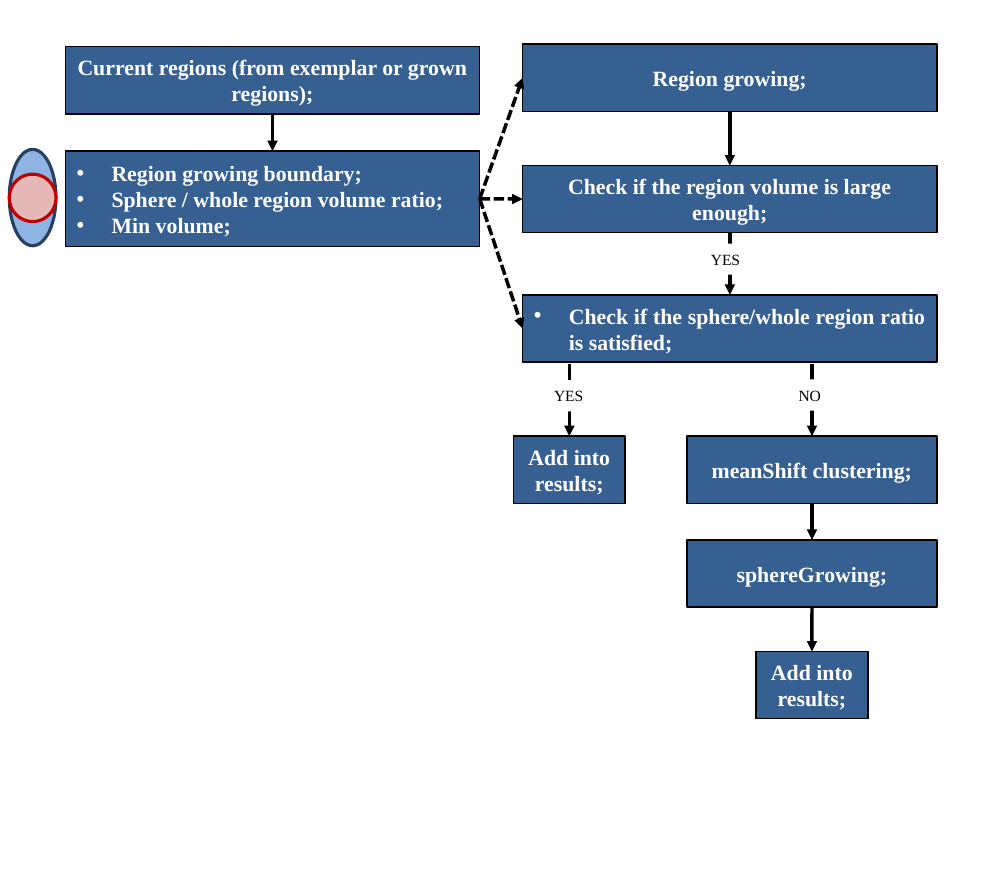
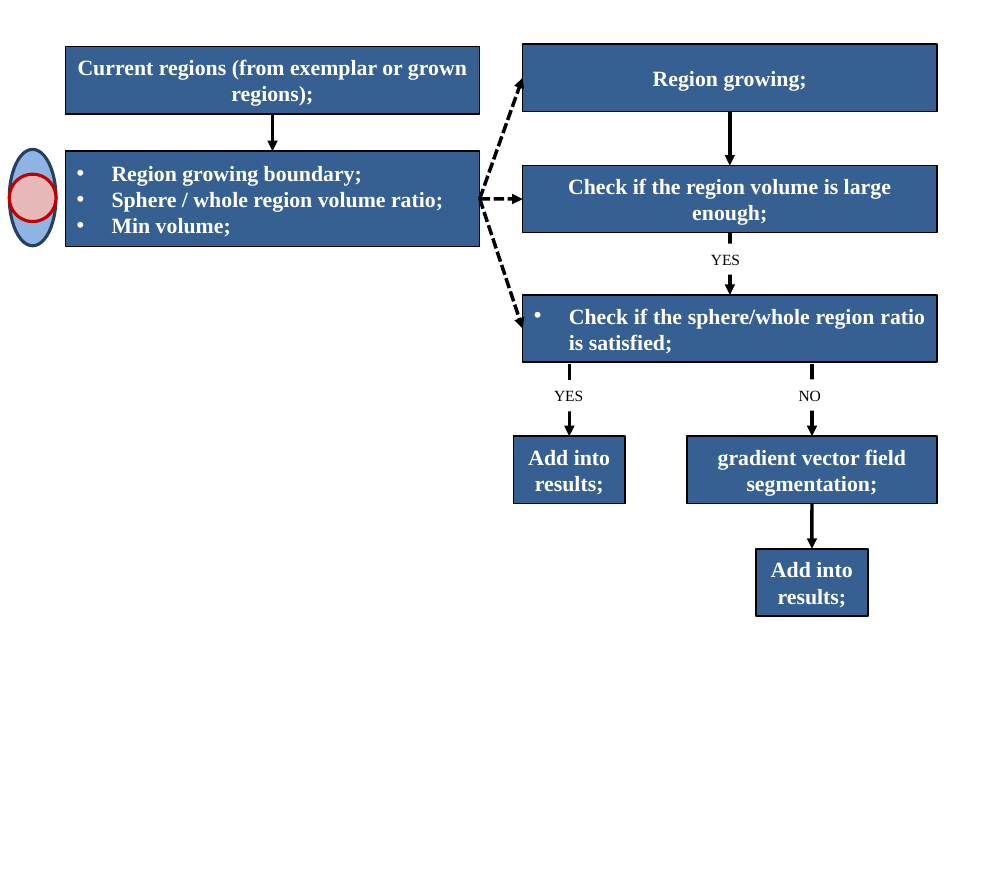
Before and after one commit to CBL-ORION/Vaa3D-tools-mirror, a slide deck: slide 1 of hackathon/xiang/cellSegmentation/scheme.pptx (slide 2 before the commit). Drawn at 1008x896 pixels with LibreOffice and Linux fonts; fonts in the diff are those of the drawing. Boxes give left, top, right and bottom in pixels: in the first picture for what was removed or moved away, otherwise in the second. Text is boxed around its words. In the diff, an @@ line names an element or a change of style, - is before the commit and + after.

```diff
--- a/hackathon/xiang/cellSegmentation/scheme.pptx
+++ b/hackathon/xiang/cellSegmentation/scheme.pptx
@@ text in rectangle at <box>718,449,906,496</box>: text changed @@
-meanShift clustering;
+gradient vector field segmentation;
@@ arrow moved from (812, 607) - (812, 652) to (812, 503) - (812, 549) @@
@@ arrow removed from (812, 503) to (812, 540) @@
@@ rectangle removed at <box>687,540,936,607</box> @@
-sphereGrowing;
@@ rectangle "Add into results;": place and size @@
-rectangle "Add into results;" at <box>756,652,868,719</box>
+rectangle "Add into results;" at <box>756,549,868,616</box>
```
Also in this commit, not shown: 3 slides removed.
